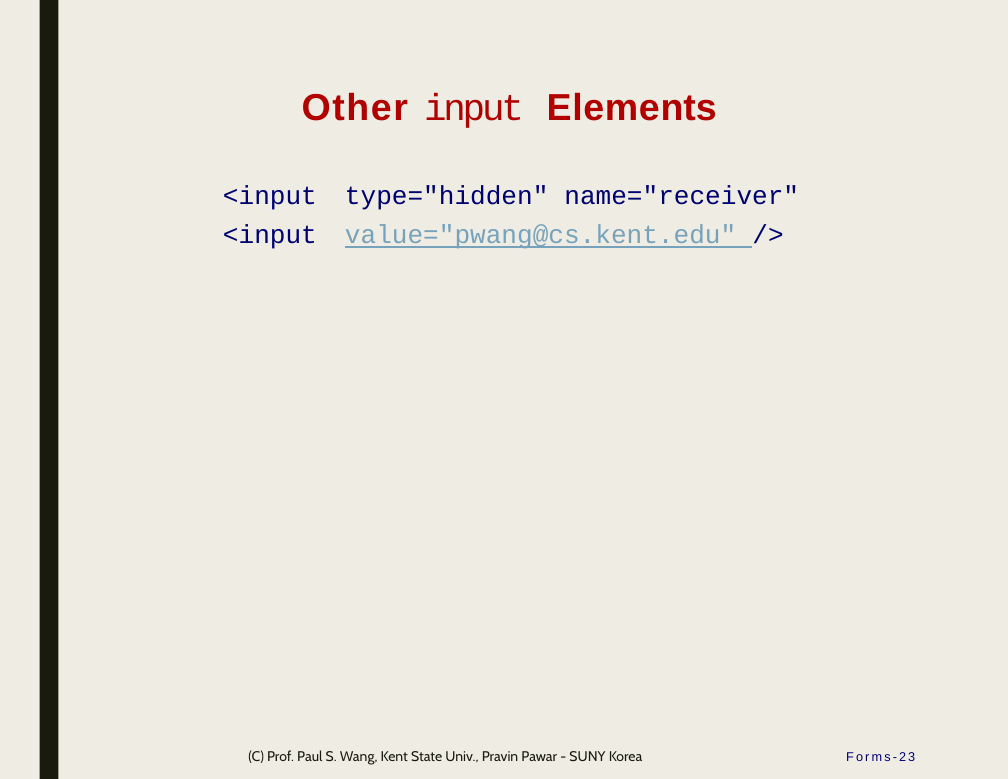
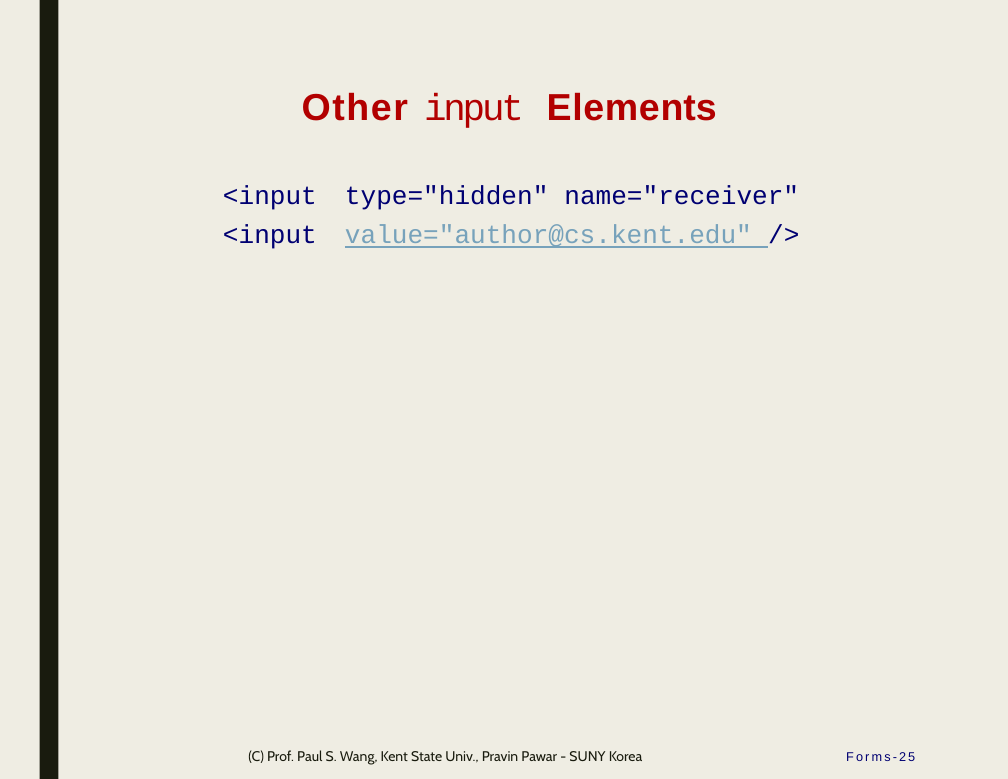
Before and after one commit to ppawar/ppawar.github.io, a slide deck: slide 25 of Fall2019/CSE102-F19/lectures/CSE102_Lec6 - Forms, PHP.pptx (slide 23 before the commit). Drawn at 1008x779 pixels with LibreOffice and Linux fonts; fonts in the diff are those of the drawing. Boxes give left, top, right and bottom in pixels: in the first picture for what was removed or moved away, otherwise in the second. Text is boxed around its words. In the diff, an @@ line names an element or a change of style, - is before the commit and + after.

```diff
--- a/Fall2019/CSE102-F19/lectures/CSE102_Lec6 - Forms, PHP.pptx
+++ b/Fall2019/CSE102-F19/lectures/CSE102_Lec6 - Forms, PHP.pptx
@@ table at <box>221,183,849,352</box> @@
@@ row 2, column 2: "value="pwang@cs.kent.edu" />" to "value="author@cs.kent.edu" />" @@
@@ page number at <box>846,752,915,761</box>: text changed @@
-Forms-23
+Forms-25
```
Also in this commit, not shown: 4 other slides changed, 24 slides added, 1 slide removed.
